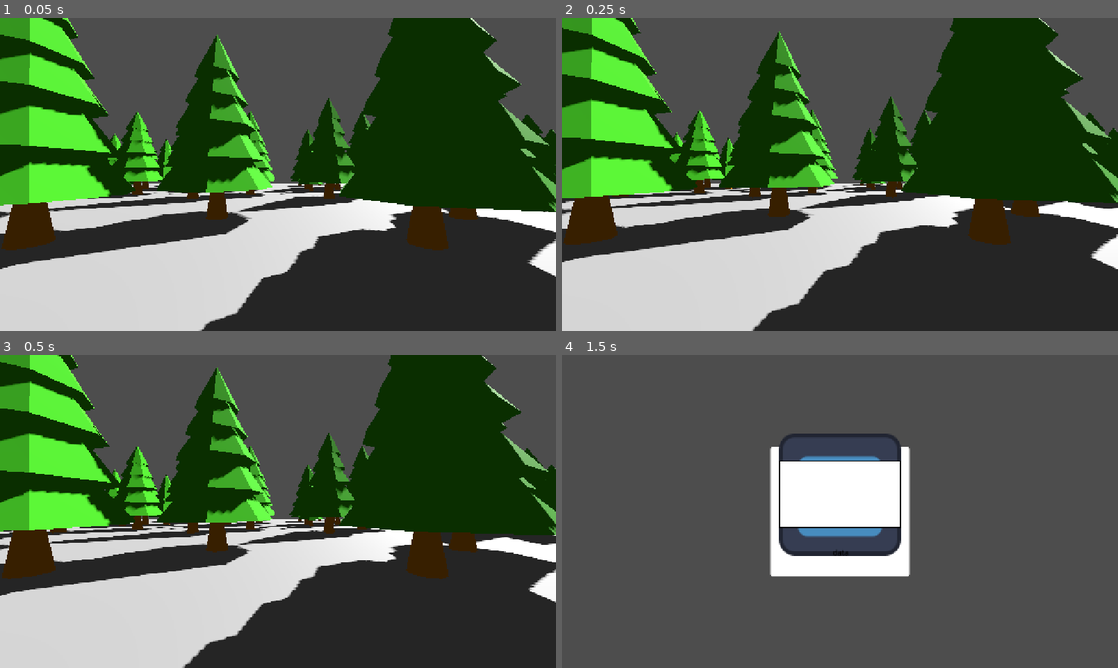
Above: before the commit, frames 1-4 (two rows, left to right).
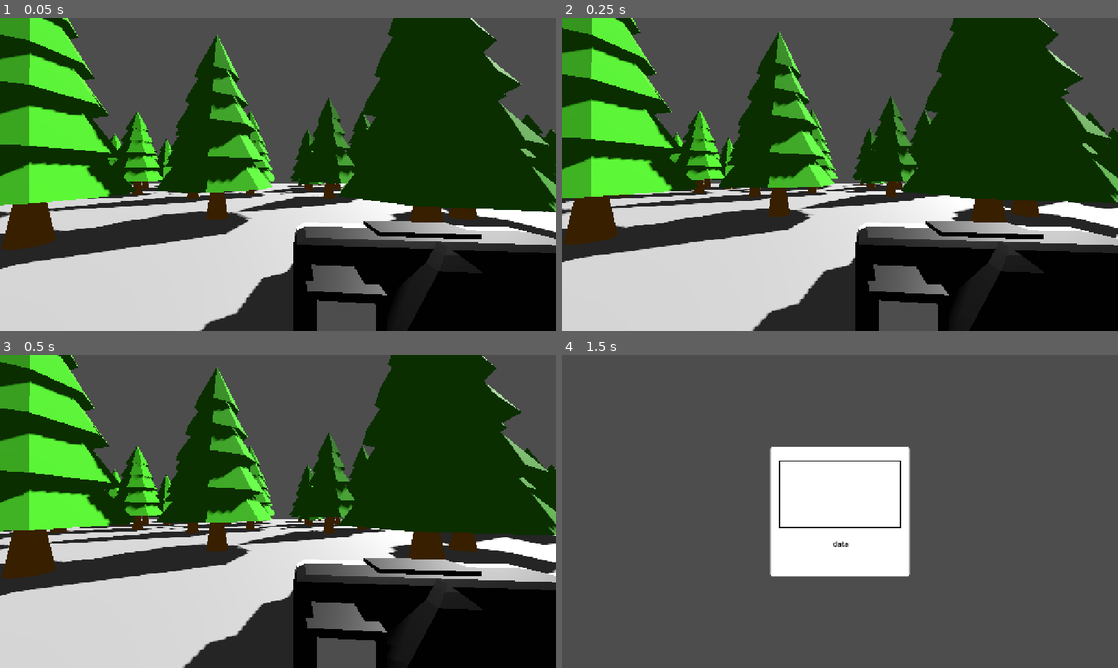
Above: after the commit, the same moments.

Repository: Chrisieee/godot-wild-jam-game-retro
Game: Godot game, scene res://scenes/level_1.tscn
Same seed, same stepped clock (60 frames per second), same inputs: the game is played once before the commit and once after it. The engine's default icon, where the game draws it, is replaced by a stand-in: a white triangle on a blue panel in a dark square.
Inputs (mouse positions are in pixels of both pictures, inside the frame that each line leads up to):
- Up to frame 1 (0.05 s): no input
- Up to frame 2 (0.25 s): no input
- Up to frame 3 (0.5 s): no input
- Up to frame 4 (1.5 s): tap Enter (develop) at 0.5, 0.8, 1.35 s; move the mouse to (962, 495) at 0.52 s; hold D (right) 0.53-1.28 s; hold Right mouse button (camera) 0.53-1.28 s; click (962, 495) at 0.67 s; tap Space (photo) at 1.25 s; move the mouse to (728, 527) at 1.27 s; hold S (back) from 1.28 s (still down)

The runs differ from the first frame. In frame 1, 14% of the frame differs, in the area x 52-100%, y 64-100%; in frame 2, 14%; in frame 3, 14%; in frame 4, 3.2%.
Error in both runs: Out of bounds get index '0' (on base: 'Array[PhotoData]') (res://scripts/develop/developManager.gd:9)

Commit message:
Camera model toegevoegd en score mechanic werkend

Diff:
--- a/parts/player.tscn
+++ b/parts/player.tscn
@@ -3,6 +3,7 @@
 [ext_resource type="Script" uid="uid://82egjsgifs1v" path="res://scripts/player.gd" id="1_xlo1q"]
 [ext_resource type="Script" uid="uid://c80d5jky3bchl" path="res://scripts/camera/camera.gd" id="2_aaff8"]
 [ext_resource type="Shader" uid="uid://b3siyml18xigd" path="res://shaders/camera.gdshader" id="3_40wer"]
+[ext_resource type="PackedScene" uid="uid://cn36epshnnlv4" path="res://objects/camera.glb" id="3_oreqr"]
 [ext_resource type="Script" uid="uid://d0yhybwl0l1ji" path="res://shaders/control.gd" id="5_c2rpj"]
 [ext_resource type="Script" uid="uid://cm73y7cd02mkd" path="res://scripts/camera/photo.gd" id="5_oreqr"]
 
@@ -100,6 +101,9 @@
 
 [node name="Camera3D" type="Camera3D" parent="head" unique_id=25853191]
 
+[node name="camera2" parent="head/Camera3D" unique_id=529910474 instance=ExtResource("3_oreqr")]
+transform = Transform3D(0.0099319955, 0, 0.09950556, 0, 0.1, 0, -0.09950556, 0, 0.0099319955, 0.6515043, -0.7763816, -1.153795)
+
 [node name="CanvasLayer" type="CanvasLayer" parent="." unique_id=243201809]
 
 [node name="cameraUi" type="Control" parent="CanvasLayer" unique_id=2084394594]
--- a/parts/tree1.tscn
+++ b/parts/tree1.tscn
@@ -1,6 +1,7 @@
 [gd_scene format=3 uid="uid://dxshh2cg0x4ln"]
 
 [ext_resource type="ArrayMesh" uid="uid://dwub04mmcvtv4" path="res://objects/tree.obj" id="1_ggy74"]
+[ext_resource type="Script" uid="uid://6jr7qs8mhr22" path="res://scripts/camera/photoObject.gd" id="1_x0foc"]
 [ext_resource type="Material" uid="uid://edqy30bj6yt4" path="res://textures/leaves.tres" id="2_x0foc"]
 [ext_resource type="Material" uid="uid://6lfhcsfrils6" path="res://textures/trunk.tres" id="3_k1kyq"]
 
@@ -8,6 +9,9 @@
 size = Vector3(4.4249687, 8.428772, 4.3587646)
 
 [node name="tree" type="StaticBody3D" unique_id=1394198399]
+script = ExtResource("1_x0foc")
+objectName = "tree"
+points = 5
 
 [node name="Tree" type="MeshInstance3D" parent="." unique_id=1579220133]
 mesh = ExtResource("1_ggy74")
--- a/scenes/develop.tscn
+++ b/scenes/develop.tscn
@@ -2,7 +2,6 @@
 
 [ext_resource type="Script" uid="uid://cxdcb0m0nmrem" path="res://scripts/develop/polaroid.gd" id="1_eq7tb"]
 [ext_resource type="Script" uid="uid://qh30ippddc81" path="res://scripts/develop/developManager.gd" id="1_ptjpa"]
-[ext_resource type="Texture2D" uid="uid://bda0o6hr7rst2" path="res://icon.svg" id="3_ptjpa"]
 
 [sub_resource type="StyleBoxFlat" id="StyleBoxFlat_eq7tb"]
 bg_color = Color(1, 1, 1, 1)
@@ -76,7 +75,6 @@
 anchor_bottom = 1.0
 grow_horizontal = 2
 grow_vertical = 2
-texture = ExtResource("3_ptjpa")
 expand_mode = 4
 stretch_mode = 5
 
@@ -95,10 +93,22 @@
 [node name="Label" type="Label" parent="CanvasLayer/polaroid" unique_id=23213812]
 layout_mode = 0
 offset_left = 25.0
-offset_top = 220.0
+offset_top = 200.0
 offset_right = 298.0
-offset_bottom = 265.0
+offset_bottom = 245.0
 text = "data"
 label_settings = SubResource("LabelSettings_ag2cp")
 horizontal_alignment = 1
 vertical_alignment = 1
+
+[node name="scoreLabel" type="Label" parent="CanvasLayer/polaroid" unique_id=1732826584]
+visible = false
+layout_mode = 0
+offset_left = 25.0
+offset_top = 245.0
+offset_right = 298.0
+offset_bottom = 290.0
+text = "data"
+label_settings = SubResource("LabelSettings_ag2cp")
+horizontal_alignment = 1
+vertical_alignment = 1
--- a/scripts/camera/camera.gd
+++ b/scripts/camera/camera.gd
@@ -1,10 +1,11 @@
 extends Node3D
 
-@onready var label := $"../../CanvasLayer/cameraUi/outer/MarginContainer/inner/photoLabel"
-@onready var viewfinder := $"../../CanvasLayer/cameraUi"
+@onready var label = $"../../CanvasLayer/cameraUi/outer/MarginContainer/inner/photoLabel"
+@onready var viewfinder = $"../../CanvasLayer/cameraUi"
 @onready var playerCamera = $"../Camera3D"
 @onready var photoCamera = $"../SubViewport/photoCamera"
 @onready var polaroidPhoto = $"../../CanvasLayer/photoUi"
+@onready var cameraModel = $"../Camera3D/camera2"
 
 @export var photos = 5
 
@@ -22,13 +23,34 @@
 func raise_camera():
 	viewfinder.visible = true
 	cameraUp = true
+	cameraModel.visible = false
 
 func lower_camera():
 	viewfinder.visible = false
 	cameraUp = false
+	cameraModel.visible = true
 
 func make_photo():
 	var photo := PhotoData.new()
+
+	var camera = $"../SubViewport/photoCamera"
+	var viewportSize = camera.get_viewport().get_visible_rect().size
+	var visibleObjects = []
+
+	for object in get_tree().get_nodes_in_group("photoObjects"):
+		if camera.is_position_behind(object.global_position):
+			continue
+
+		var screenPos = camera.unproject_position(object.global_position)
+
+		if Rect2(Vector2.ZERO, viewportSize).has_point(screenPos):
+			visibleObjects.append(object)
+
+	var score = 0
+	for object in visibleObjects:
+		score += object.points
+
+	photo.score = score
 
 	photo.image = $"../SubViewport".get_texture().get_image()
 	photo.texture = ImageTexture.create_from_image(photo.image)
@@ -40,6 +62,8 @@
 	remainingPhotos -= 1
 	label.text = str(remainingPhotos)
 
+	print(photo.score)
+
 	lower_camera()
 
 	polaroidPhoto.show_photo(photo)
--- a/scripts/camera/photoObject.gd
+++ b/scripts/camera/photoObject.gd
@@ -3,4 +3,6 @@
 
 @export var objectName: String
 @export var points: int
-@export var species: String
+
+func _ready():
+	add_to_group("photoObjects")
--- a/scripts/develop/developManager.gd
+++ b/scripts/develop/developManager.gd
@@ -15,6 +15,10 @@
 
 	lastPhoto = 0
 
+	var string = "Score: %d" % [PhotoManager.photos[0].score]
+	print(string)
+	$CanvasLayer/polaroid/scoreLabel.text = string
+
 func next():
 	lastPhoto += 1
 	$CanvasLayer/polaroid.next_photo(lastPhoto)
--- a/scripts/develop/polaroid.gd
+++ b/scripts/develop/polaroid.gd
@@ -23,10 +23,15 @@
 
 	if progress == 1 && not callingNext:
 		callingNext = true
-		$"../..".next()
+		show_score()
 
 	lastMouse = mouse
 
+func show_score():
+	$scoreLabel.visible = true
+	await get_tree().create_timer(5).timeout
+
+	$"../..".next()
 
 func next_photo(photo):
 	var tween = create_tween()
@@ -56,3 +61,8 @@
 
 	var date = Time.get_datetime_dict_from_unix_time(localTime)
 	$Label.text = "%02d-%02d-%04d %02d:%02d:%02d" % [date.day, date.month, date.year, date.hour, date.minute, date.second]
+
+	var formatString = "score: %s"
+	var string = formatString % [PhotoManager.photos[photo].score]
+	print(string)
+	$scoreLabel.text = string
Binary file added: objects/camera.glb
Not shown, added: objects/camera.glb.import
Binary file added: scripts/camera/camera.glb
Not shown, added: scripts/camera/camera.glb.import
Not shown, added: scenes/develop.tscn16607371063.tmp
